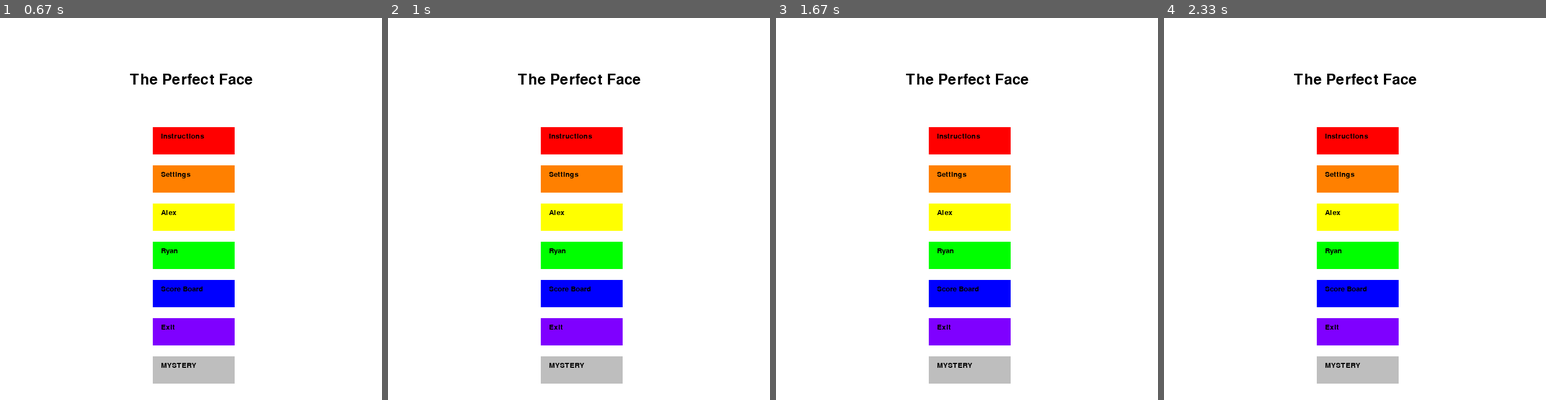
Above: before the commit, frames 1-4 (left to right).
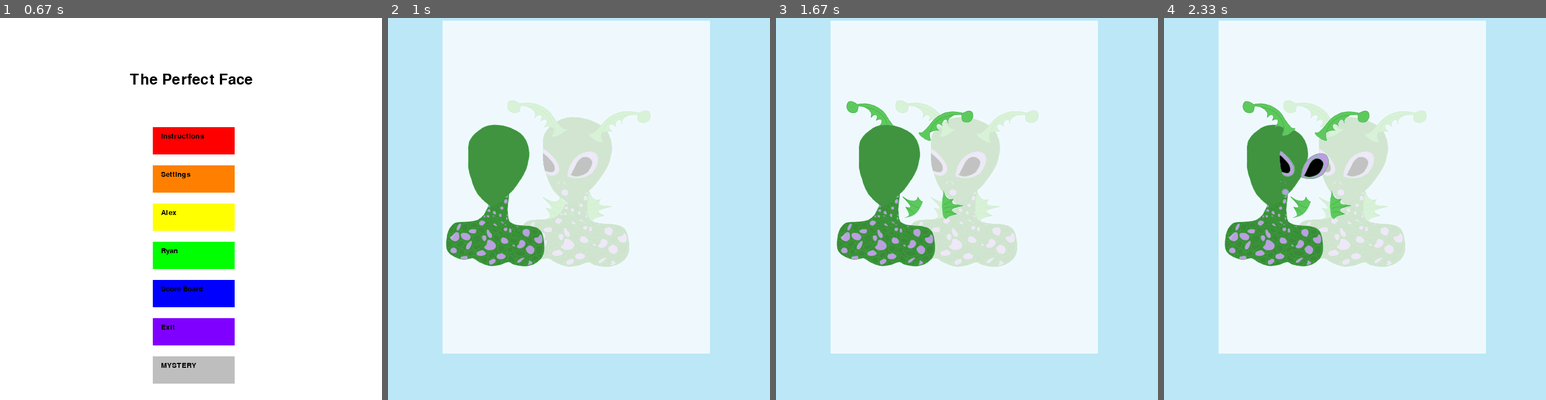
Above: after the commit, the same moments.

Repository: Cassie-Rosa/Afternoon-Game-Design
Game: pygame game, started from FinalGame/mainCode.py
Same seed, same stepped clock (60 frames per second), same inputs: the game is played once before the commit and once after it.
Inputs (mouse positions are in pixels of both pictures, inside the frame that each line leads up to):
- Up to frame 1 (0.67 s): tap Enter at 0.33 s
- Up to frame 2 (1 s): click (582, 369) at 0.72 s
- Up to frame 3 (1.67 s): tap Space at 1, 1.4 s
- Up to frame 4 (2.33 s): tap Space at 1.7, 1.95, 2.28 s

Frame 1 is identical in both runs. In frame 2, 56% of the frame differs, in the area x 0-100%, y 0-100%; in frame 3, 57%; in frame 4, 57%.

Commit message:
final save

Diff:
--- a/FinalGame/mainCode.py
+++ b/FinalGame/mainCode.py
@@ -17,8 +17,6 @@
     # Creativity 20%
     # Code organization 25%
     # The final game should work and the window closes when you exit (40%)
-
-
 
 
 from ast import NamedExpr
@@ -629,7 +627,7 @@
 pick=colors.get("white")  #use pick for settings so can change background color
 #create a display
 screen = pygame.display.set_mode( (WIDTH, HEIGHT))
-pygame.display.set_caption("Game Title") # title of the window
+pygame.display.set_caption("The Perfect Face") # title of the window
 
 def name():#this will create the screen for the user to write there name
     screen.fill(colors.get("white"))
@@ -734,12 +732,14 @@
                 if game2_button.collidepoint(mx, my):
                     game1("FinalGame\\artwork\\boy-transp.png","FinalGame\\artwork\\boy-skin.png","FinalGame\\artwork\\boy-shirt.png","FinalGame\\artwork\\boy-hair.png","FinalGame\\artwork\\boy-nose.png","FinalGame\\artwork\\boy-eyes-removebg-preview.png",2 )
 
+                if game3_button.collidepoint(mx, my):
+                    game1("FinalGame\\artwork\\alien-transp.png","FinalGame\\artwork\\alien-skin.png", "FinalGame\\artwork\\alien-shirt.png","FinalGame\\artwork\\alien-hair.png", "FinalGame\\artwork\\alien-nose.png","FinalGame\\artwork\\alien-eyes.png",3 )
+
                 if exit_button.collidepoint(mx, my):
                     exit()
 
 def readfile(title, fileName): #this will have both the instructions and the score board
-
-    screen.fill(colors.get("white"))
+    screen.fill(pick)
     scoreb = TITLE_FONT.render(title, 1, colors.get("black")) #use the word "title" so that I can call for different titles depending on which button is pressed
     xd = WIDTH//2 - (scoreb.get_width()//2)
     screen.blit(scoreb, (xd, 50))\
@@ -765,7 +765,7 @@
 
 def exit(): #this will create and exit screen and append the new users score
     #This is where make a exit screen "thanks for playing"
-    screen.fill(colors.get("white"))
+    screen.fill(pick)
     exitT = TITLE_FONT.render("Thank you for playing!", 1, colors.get("black"))
     xd = WIDTH//2 - (exitT.get_width()//2)
     screen.blit(exitT, (xd, 300))\
@@ -781,7 +781,9 @@
 
 
 def setting(): #this will let user change there screen size and their menu background color
-    screen.fill(colors.get("white"))
+    global pick
+    screen.fill(pick)
+    pygame.display.update()
     setscreen = TITLE_FONT.render("Setting", 1, colors.get("black"))
     xd = WIDTH//2 - (setscreen.get_width()//2)
     screen.blit(setscreen, (xd, 100))
@@ -904,6 +906,13 @@
         noseBox.y=250
         eyeBox.y=220
 
+    if choice ==3:
+        skinBox.y= 180
+        shirtBox.y=300
+        hairBox.y=130
+        noseBox.y=280
+        eyeBox.y=230
+
     # bgskinBox=skin.get_rect()
     # bgshirtBox=skin.get_rect()
     # bghairBox=skin.get_rect()
@@ -921,6 +930,8 @@
             screen.fill((255,246,175))
         if choice==2:
             screen.fill((146,216,145))
+        if choice==3:
+            screen.fill((187,231,246))
 
         screen.blit(bg, (100,5))
 
@@ -961,7 +972,8 @@
 
 
 def endscreen(): #this is going to be a screen that shows up after you play a game and finish it-- will show score and take you back to menu
-    screen.fill(colors.get("white"))
+    global pick
+    screen.fill(pick)
     gameoversc = TITLE_FONT.render("Your score:", 1, colors.get("BLACK"))
     xd = WIDTH//2 - (gameoversc.get_width()//2)
     screen.blit(gameoversc, (xd, 100))\
Binary file added: FinalGame/artwork/alien-eyes.png
Binary file added: FinalGame/artwork/alien-hair.png
Binary file added: FinalGame/artwork/alien-nose.png
Binary file added: FinalGame/artwork/alien-shirt.png
Binary file added: FinalGame/artwork/alien-skin.png
Binary file added: FinalGame/artwork/alien-transp.png
